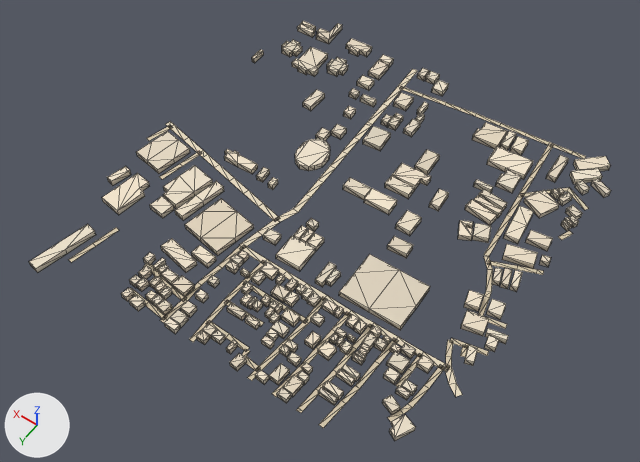
A saved change to the glTF model public/assets/bengaluru-region-v1/tiles/t-18_12-l1.glb.
Rendered twice from a 50 mm camera at (-9131.0, 6818.0, 814.0) aimed at (-8754.0, 6290.0, -15.0). Every picture has the same lights, and +X, +Y and +Z are marked at lower left. The first picture is the older version. Mesh edges are drawn as thin lines.

Objects in the first picture: 'building', 'ground'.
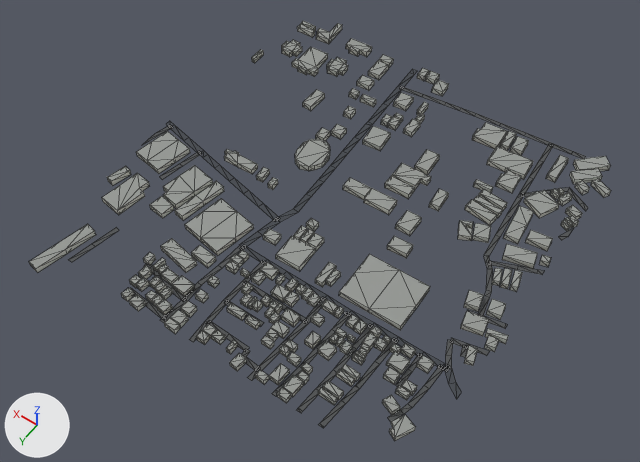
Changed parts and their boxes [x1, y1, x2, y2] in the pictures (640 x 462 px; the box of a moved part takes in the faces that stretch with it):
'ground', reshaped: before [68, 69, 589, 428]; after [68, 69, 588, 428]
part 1 of me_building, recoloured (darker): [29, 21, 611, 441] in both
part 2 of me_ground, moved or reshaped: before [68, 188, 589, 428]; after [68, 188, 588, 428]
part 3 of me_ground, reshaped: before [147, 121, 174, 141]; after [142, 121, 174, 145]
part 4 of me_ground, moved or reshaped: [398, 69, 417, 88] in both
part 5 of me_ground, recoloured: [68, 86, 586, 422] in both

Patch to the scene script:
```diff
--- a/public/assets/bengaluru-region-v1/tiles/t-18_12-l1.glb.py
+++ b/public/assets/bengaluru-region-v1/tiles/t-18_12-l1.glb.py
@@ me_building @@
-me_building.from_pydata(...)  # 1722 vertices, 2198 faces; spans x -12.0..493.0, y -13.0..532.0, z 0.0..8.0
+me_building.from_pydata(...)  # 1722 vertices, 2674 faces; spans x -12.0..493.0, y -13.0..532.0, z 0.0..8.0
+# me_building part 1: 2198 kept faces spanning x -12.0..493.0, y -13.0..532.0, z 0.0..8.0 get new vertex colours
+# edits to the shape of me_building do not show in these pictures
 me_building.materials.append(mat_building)
@@ me_ground @@
 # verts and faces of me_ground; kept vertices keep their numbers, new ones are numbered from 324
-me_ground.from_pydata(...)  # 324 vertices, 248 faces; spans x -3.0..503.0, y 0.0..501.0, z 1.0
+me_ground.from_pydata(...)  # 332 vertices, 256 faces; spans x 0.0..500.0, y 0.0..500.0, z 1.0
+# me_ground part 2
+# 6 vertices are removed from x -1.0..154.0, y 88.0..479.0, z 1.0
+# 19 faces are deleted
+# 16 vertices move from x -3.0..440.0, y 131.0..487.0, z 1.0 to x 0.0..441.0, y 124.0..487.0, z 1.0
+# 12 vertices are added at x 0.0..156.0, y 83.0..499.0, z 1.0
+# 25 new faces join them
+# me_ground part 3
+delete_vertices([40])  # with the faces that use them
+verts[41] = (500.0, 295.0, 1.0)  # moved, pixel (154, 133)
+verts[184] = (500.0, 266.0, 1.0)  # moved, pixel (169, 120)
+verts[185] = (500.0, 274.0, 1.0)  # moved, pixel (165, 124)
+verts[326] = (500.0, 309.0, 1.0)  # pixel (147, 140)
+verts[327] = (497.0, 309.0, 1.0)  # pixel (148, 141)
+verts[328] = (500.0, 320.0, 1.0)  # pixel (141, 145)
+faces += [(38, 41, 326), (38, 326, 327), (326, 328, 327)]
+# me_ground part 4
+delete_vertices([226, 227])  # with the faces that use them
+verts[339] = (290.0, 10.0, 1.0)  # pixel (414, 74)
+verts[340] = (298.0, 10.0, 1.0)  # pixel (409, 72)
+faces += [(224, 225, 339), (224, 339, 340), (228, 340, 339), (228, 339, 229)]
+# me_ground part 5: 225 kept faces spanning x 0.0..500.0, y 12.0..500.0, z 1.0 get new vertex colours; the middle colour goes from beige #d7c9ae to dark grey #535556
 me_ground.materials.append(mat_ground)
```
